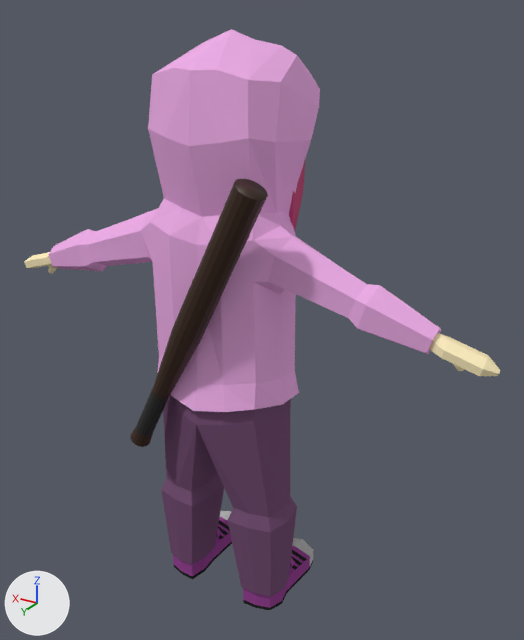
An edit to the Blender file Characters/Character/Girl_Pink.blend, drawn before and after from the same camera.
The view is the same before and after, from a 50 mm camera at (-1.061, 1.632, 1.734) aimed at (-0.063, -0.032, 0.902). Lighting does not change. The marker at lower left points along +X, +Y and +Z.
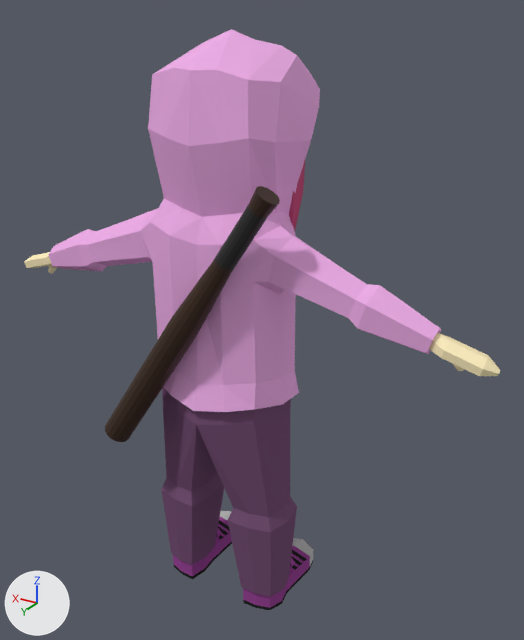
The change, as a diff of the scene's bpy script:
```diff
--- a/Characters/Character/Girl_Pink.blend.py
+++ b/Characters/Character/Girl_Pink.blend.py
@@ ob_cylinder @@
 ob_cylinder = bpy.data.objects.new('Cylinder', me_cylinder_004)
-ob_cylinder.location = (0.11, 0.227, 0.745)
-ob_cylinder.rotation_euler = (0.0669, -0.472, -0.232)  # degrees (3.8, -27, -13)
+ob_cylinder.location = (-0.108, 0.227, 1.155)
+ob_cylinder.rotation_euler = (3.236, 0.569, -2.896)  # degrees (185, 33, -166)
 ob_cylinder.scale = (0.027, 0.027, 0.027)
```

Boxes (x1, y1, x2, y2) around the edits, measured in the pictures (524 x 640 px):
'Cylinder', moved, turned
    before: (130, 179, 268, 447)
    after: (105, 186, 280, 442)
